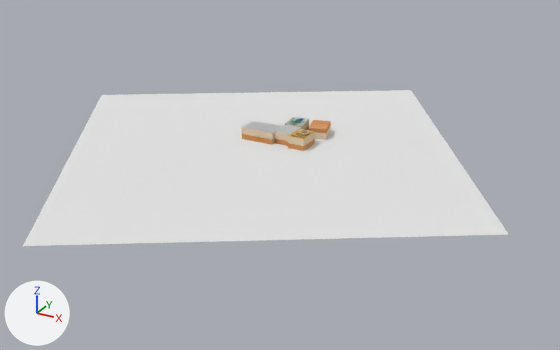
An edit to the Blender file datasetGeneration/generator/synthetic_data_generator.blend, drawn before and after from the same camera.
One viewpoint serves both versions: a camera (50 mm lens) standing at (48.1, -82.6, 38.2) and looking at (2.8, -0.3, -2.9). The lights are fixed; the arrows at lower left show +X, +Y and +Z. The picture after the commit comes second.
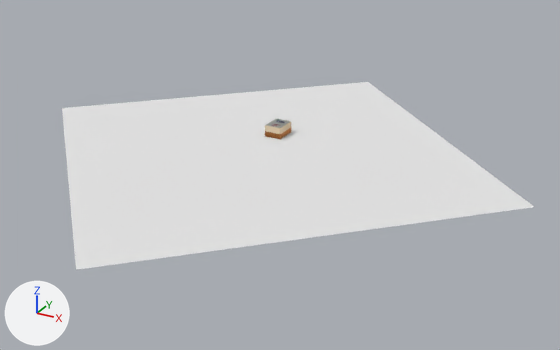
Where the change shows, as pixel boxes [x1, y1, x2, y2] in the pictures (560 x 350 px):
'Plane', turned: before [23, 90, 509, 246]; after [62, 82, 534, 270]
'Cube.003', deleted (beige): before [288, 129, 315, 151]
    faces in mat_side_cmaterial_003 (beige #dec8ab): [288, 132, 315, 146]
    faces in mat_tile_cmaterial_003: [289, 129, 314, 139]
    faces in mat_back_cmaterial_003: [288, 139, 315, 151]
'Cube.001', deleted: before [257, 124, 283, 145]
    faces in mat_tile_cmaterial_001 (its picture is missing): [257, 124, 283, 133]
'Cube.005', deleted: before [309, 120, 331, 140]
    faces in mat_back_cmaterial_005: [309, 120, 331, 133]
'Cube.002', deleted: before [275, 125, 301, 146]
    faces in mat_tile_cmaterial_002 (its picture is missing): [275, 125, 301, 135]
'Cube.004', deleted: before [285, 117, 309, 130]
    faces in mat_tile_cmaterial_004: [285, 117, 309, 126]

What the commit changed:
Object 'Plane' (ob_plane) turns from (0, 0, 302) to (0, 0, 135) degrees about x, y and z.
Object 'Cube.001' (ob_cube_001) is deleted.
Object 'Cube.002' (ob_cube_002) is deleted.
Object 'Cube.003' (ob_cube_003) is deleted.
Object 'Cube.004' (ob_cube_004) is deleted.
Object 'Cube.005' (ob_cube_005) is deleted.
